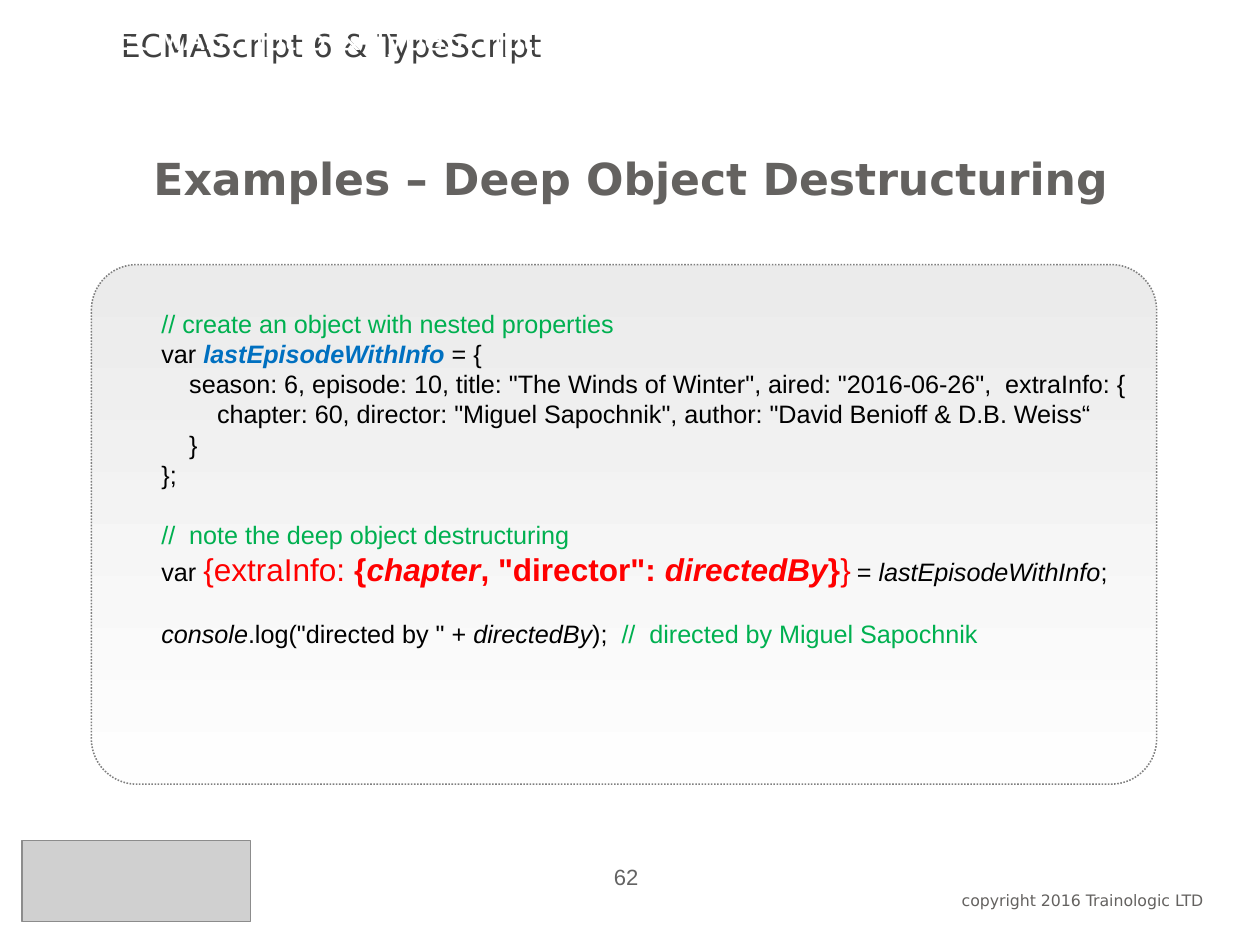
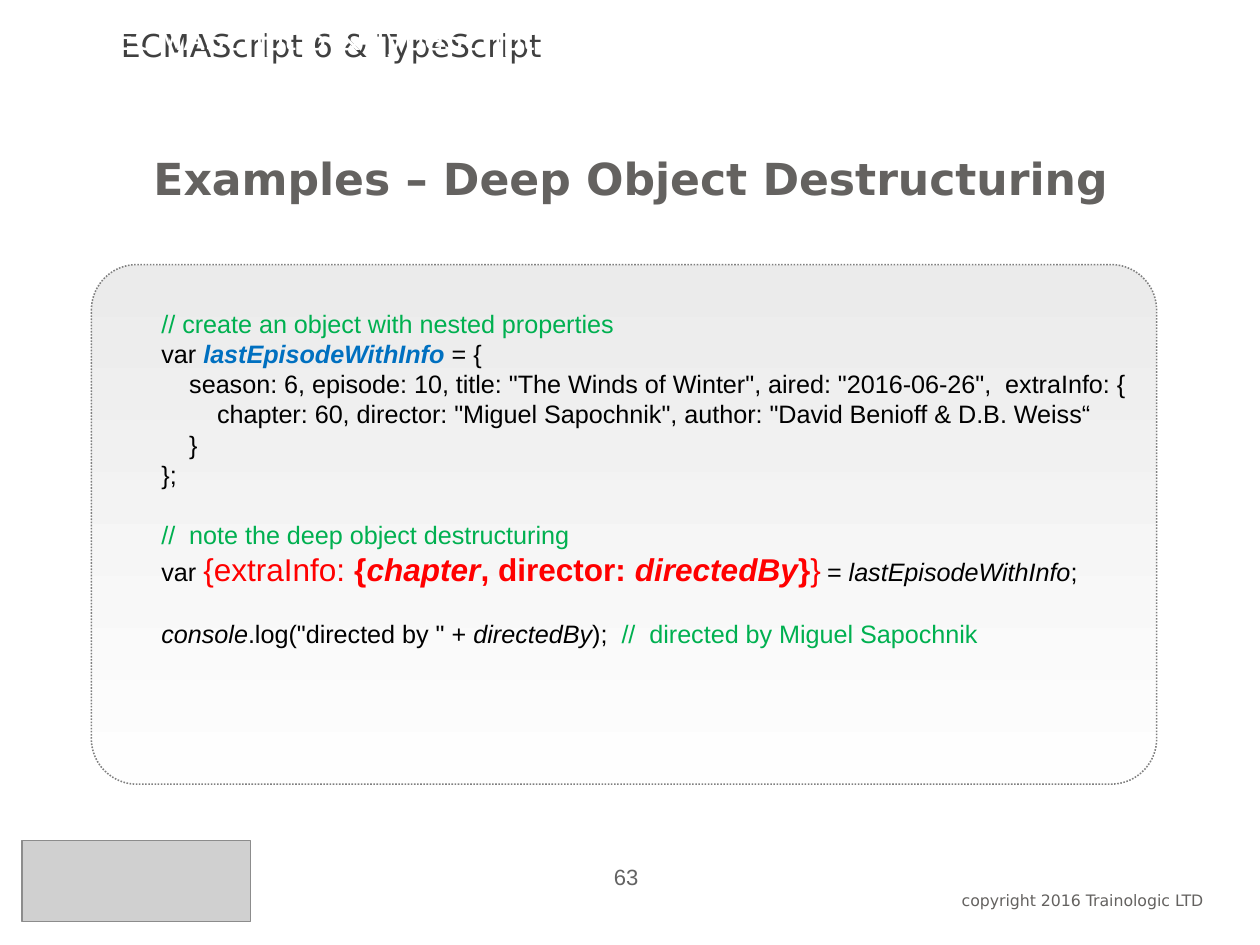
Before and after one commit to oricalvo/course-amdocs-angular, a slide deck: slide 63 of PPTs/01 ECMAScript & Typescript.ppt (slide 62 before the commit). Drawn at 1260x945 pixels with LibreOffice and Linux fonts; fonts in the diff are those of the drawing; grey boxes stand for pictures; background and template pictures are left out. Boxes give left, top, right and bottom in pixels: in the first picture for what was removed or moved away, otherwise in the second. Text is boxed around its words. In the diff, an @@ line names an element or a change of style, - is before the commit and + after.

```diff
--- a/PPTs/01 ECMAScript & Typescript.ppt
+++ b/PPTs/01 ECMAScript & Typescript.ppt
@@ text in rounded rectangle at (161, 525, 1078, 587): text changed @@
-  // note the deep object destructuring
-  var {extraInfo: {chapter, "director": directedBy}} = lastEpisodeWithInfo;
+  // note the deep object destructuring
+  var {extraInfo: {chapter, director: directedBy}} = lastEpisodeWithInfo;
@@ page number at (614, 869, 639, 885): text changed @@
-62
+63
```
Also in this commit, not shown: 5 other slides changed, 1 slide added, 2 slides removed, 12 other files.
